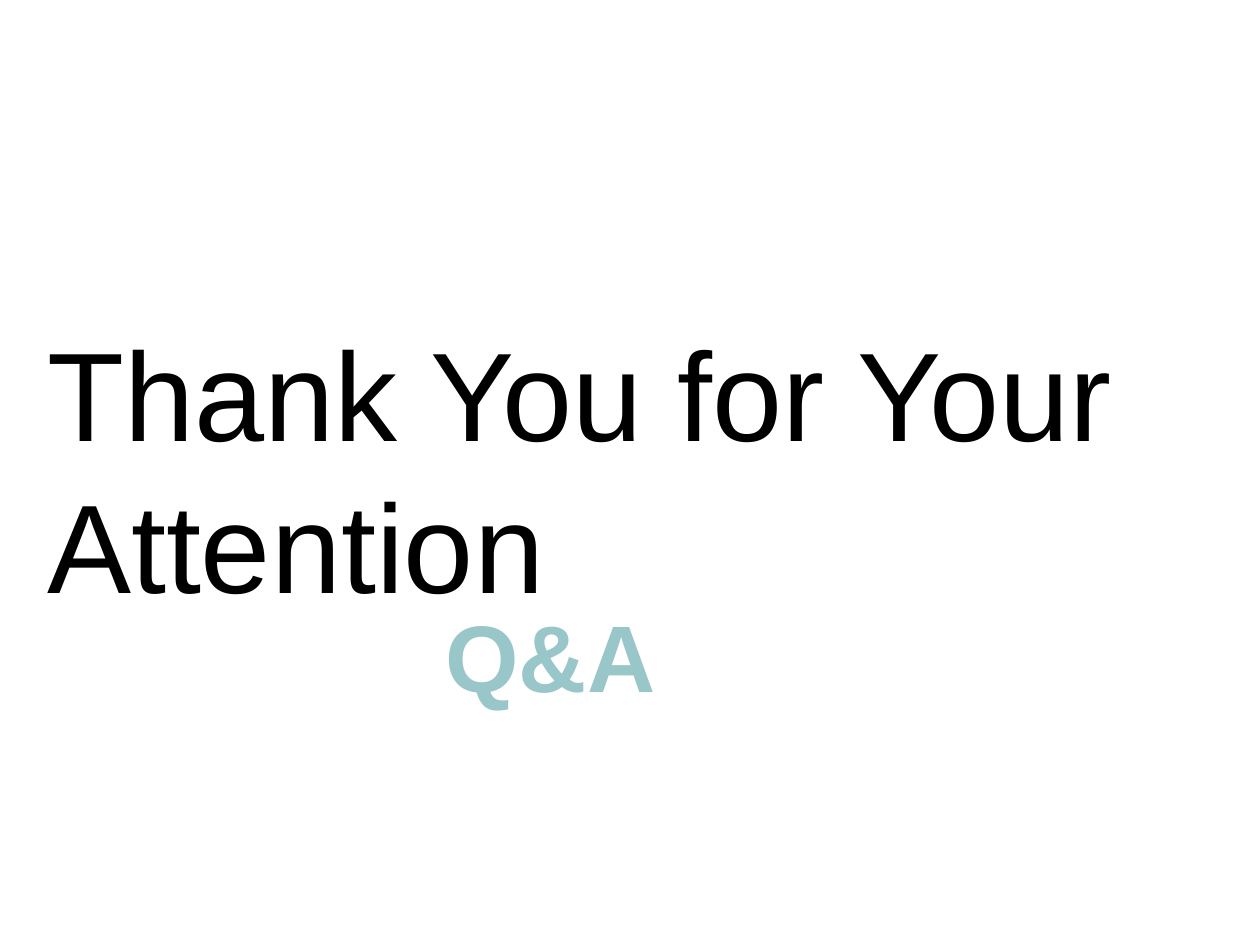
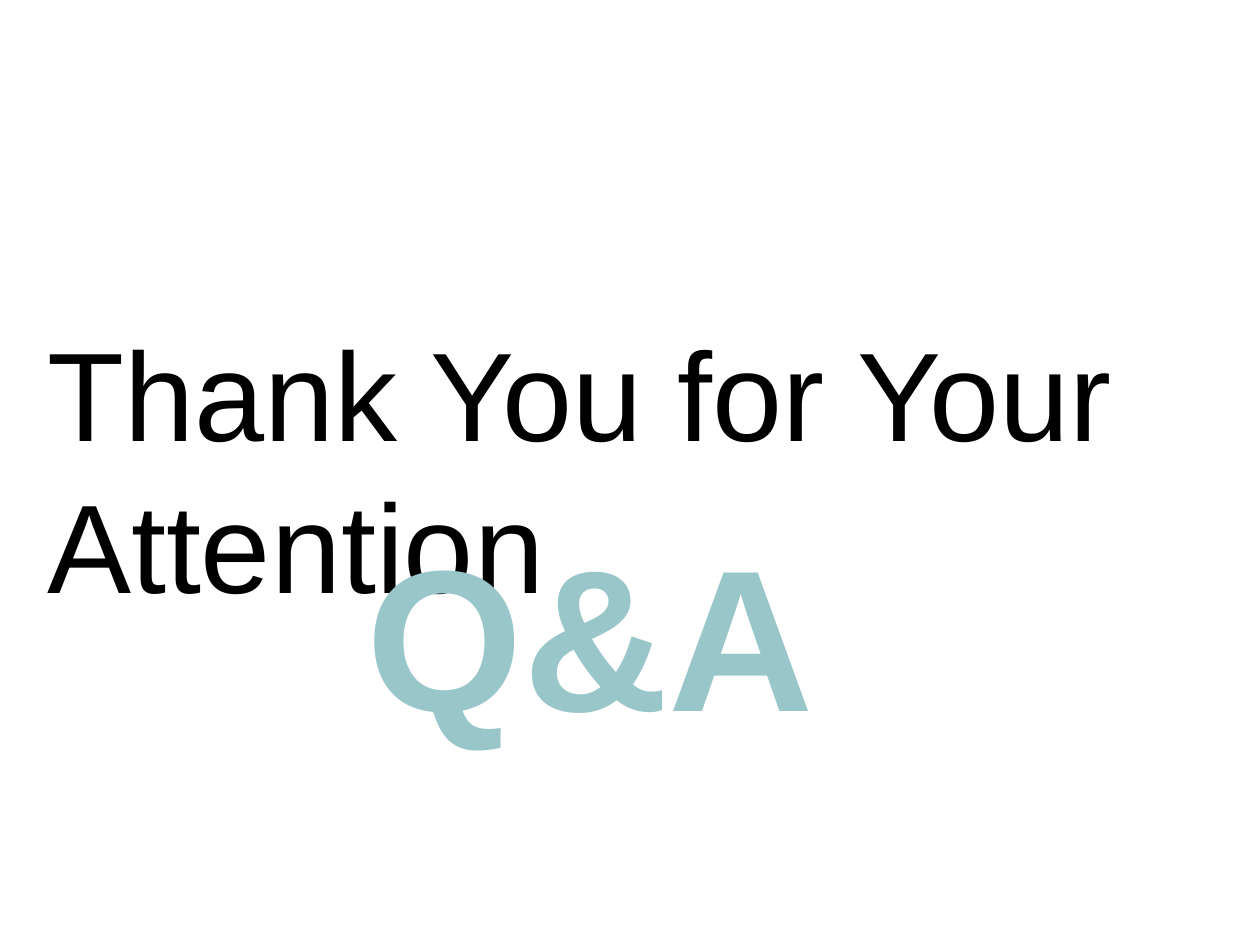
Before and after one commit to yupinpon/final_project, a slide deck: slide 22 of ppt/PresentedFinal.ppt.pptx. Drawn at 1260x945 pixels with LibreOffice and Linux fonts; fonts in the diff are those of the drawing; background and template pictures are left out. Boxes give left, top, right and bottom in pixels: in the first picture for what was removed or moved away, otherwise in the second. Text is boxed around its words. In the diff, an @@ line names an element or a change of style, - is before the commit and + after.

```diff
--- a/ppt/PresentedFinal.ppt.pptx
+++ b/ppt/PresentedFinal.ppt.pptx
@@ text "Q&A": place and size @@
-text "Q&A" at <box>445,626,655,709</box>
+text "Q&A" at <box>367,551,814,747</box>
@@ text "Q&A" at <box>367,551,814,747</box>: size 54 to 115 pt @@
```
Also in this commit, not shown: 1 slide removed, 25 other files.
